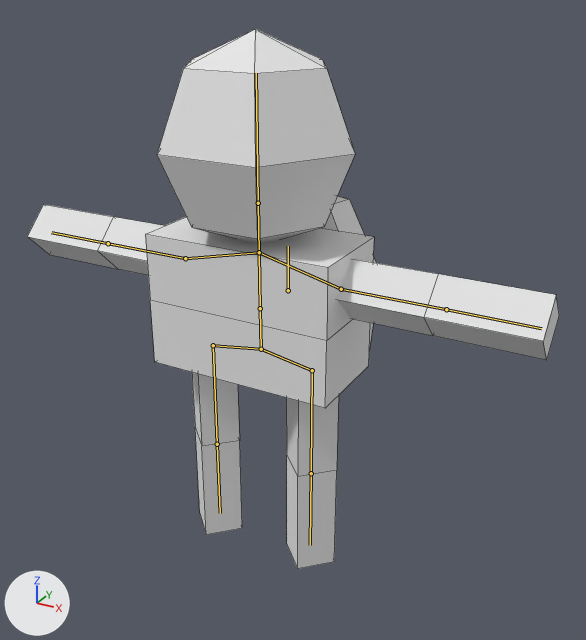
Two versions of the Blender file assets/blender_raw/character.blend, one commit apart.
Camera for both pictures: a 50 mm camera at (3.95, -6.5, 6.05) aimed at (0.38, -0.01, 2.81). The lights are fixed; the arrows at lower left show +X, +Y and +Z. The older version comes first. The bones that bend it are drawn over the model as lines. Mesh edges are drawn as thin lines.

In view in the first picture: 'Arms', 'Backpack', 'Cube', 'Head', 'Legs'.
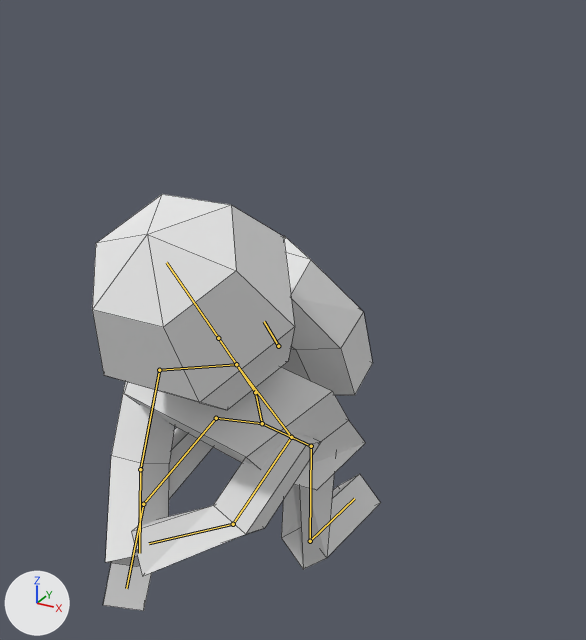
The newer file adds an action. The first version stands in its rest pose; the second is drawn at frame 1 of the action 'light_fire_idle'.

Pixel boxes (x1, y1, x2, y2) of what changed, in the pictures (586 x 640 px):
'Head', posed: before (157, 29, 355, 243); after (92, 194, 295, 410)
'Cube', posed: before (145, 217, 374, 408); after (124, 368, 365, 490)
'Arms', posed: before (27, 204, 559, 360); after (105, 381, 321, 576)
'Legs', posed: before (192, 372, 339, 569); after (103, 427, 380, 611)
'Backpack', posed: before (322, 196, 376, 349); after (281, 236, 372, 395)
bone 'torso1', root to tip: before (261, 349) to (260, 308); after (262, 423) to (255, 392)
bone 'torso2', root to tip: before (260, 308) to (259, 252); after (255, 392) to (236, 364)
bone 'shoulder.l', root to tip: before (259, 252) to (341, 289); after (236, 364) to (291, 437)
bone 'arm.l', root to tip: before (341, 289) to (446, 309); after (291, 437) to (233, 524)
bone 'hand.l', root to tip: before (446, 309) to (541, 328); after (233, 524) to (149, 543)
bone 'shoulder.r', root to tip: before (259, 252) to (185, 258); after (236, 364) to (159, 370)
bone 'arm.r', root to tip: before (185, 258) to (108, 243); after (159, 370) to (140, 469)
bone 'hand.r', root to tip: before (108, 243) to (51, 232); after (140, 469) to (139, 553)
bone 'hip.l', root to tip: before (261, 349) to (312, 370); after (262, 423) to (311, 446)
bone 'leg.l', root to tip: before (312, 370) to (311, 473); after (311, 446) to (310, 541)
bone 'foot.l', root to tip: before (311, 473) to (310, 545); after (310, 541) to (354, 498)
bone 'hip.r', root to tip: before (261, 349) to (213, 345); after (262, 423) to (216, 418)
bone 'leg.r', root to tip: before (213, 345) to (217, 444); after (216, 418) to (143, 504)
bone 'foot.r', root to tip: before (217, 444) to (220, 513); after (143, 504) to (126, 588)

What changed in the scene script:
```text
Change bone_torso1:
    where bone_torso1 = bpy.data.objects['Armature'].pose.bones['torso1']
    bone_torso1.location: (0.0, 0.0, 0.0) -> (0.0, -0.89, 0.0)
    bone_torso1.rotation_quaternion: (1.0, 0.0, 0.0, 0.0) -> (0.991, 0.131, 0.0, 0.0)  # degrees (0, 0, 0) -> degrees (15, 0, 0)
Change bone_torso2:
    where bone_torso2 = bpy.data.objects['Armature'].pose.bones['torso2']  # child of 'torso1'
    bone_torso2.rotation_quaternion: (1.0, 0.0, 0.0, 0.0) -> (0.984, 0.181, 0.0, 0.0)  # degrees (0, 0, 0) -> degrees (21, 0, 0)
Change bone_shoulder_l:
    where bone_shoulder_l = bpy.data.objects['Armature'].pose.bones['shoulder.l']  # child of 'torso2'
    bone_shoulder_l.rotation_quaternion: (1.0, 0.0, 0.0, 0.0) -> (0.962, 0.269, 0.043, -0.023)  # degrees (0, 0, 0) -> degrees (31, 5, -1)
Change bone_arm_l:
    where bone_arm_l = bpy.data.objects['Armature'].pose.bones['arm.l']  # child of 'shoulder.l'
    bone_arm_l.rotation_quaternion: (1.0, 0.0, 0.0, 0.0) -> (0.722, 0.483, -0.212, -0.448)  # degrees (0, 0, 0) -> degrees (63, 7, -59)
Change bone_hand_l:
    where bone_hand_l = bpy.data.objects['Armature'].pose.bones['hand.l']  # child of 'arm.l'
    bone_hand_l.rotation_quaternion: (1.0, 0.0, 0.0, 0.0) -> (0.922, 0.34, -0.113, -0.149)  # degrees (0, 0, 0) -> degrees (42, -6, -21)
Change bone_shoulder_r:
    where bone_shoulder_r = bpy.data.objects['Armature'].pose.bones['shoulder.r']  # child of 'torso2'
    bone_shoulder_r.rotation_quaternion: (1.0, 0.0, 0.0, 0.0) -> (0.991, 0.119, -0.028, -0.046)  # degrees (0, 0, 0) -> degrees (14, -3, -6)
Change bone_arm_r:
    where bone_arm_r = bpy.data.objects['Armature'].pose.bones['arm.r']  # child of 'shoulder.r'
    bone_arm_r.rotation_quaternion: (1.0, 0.0, 0.0, 0.0) -> (0.707, 0.492, 0.232, 0.452)  # degrees (0, 0, 0) -> degrees (66, -7, 61)
Change bone_hand_r:
    where bone_hand_r = bpy.data.objects['Armature'].pose.bones['hand.r']  # child of 'arm.r'
    bone_hand_r.rotation_quaternion: (1.0, 0.0, 0.0, 0.0) -> (0.975, 0.205, 0.047, 0.076)  # degrees (0, 0, 0) -> degrees (24, 3, 10)
Change bone_hip_l:
    where bone_hip_l = bpy.data.objects['Armature'].pose.bones['hip.l']
    bone_hip_l.location: (0.0, 0.0, 0.0) -> (0.0, 0.15, -0.88)
Change bone_leg_l:
    where bone_leg_l = bpy.data.objects['Armature'].pose.bones['leg.l']  # child of 'hip.l'
    bone_leg_l.rotation_quaternion: (1.0, 0.0, 0.0, 0.0) -> (0.999, 0.0, 0.052, 0.0)  # degrees (0, 0, 0) -> degrees (0, 6, 0)
Change bone_foot_l:
    where bone_foot_l = bpy.data.objects['Armature'].pose.bones['foot.l']  # child of 'leg.l'
    bone_foot_l.rotation_quaternion: (1.0, 0.0, 0.0, 0.0) -> (0.707, 0.0, 0.0, 0.707)  # degrees (0, 0, 0) -> degrees (0, 0, 90)
Change bone_hip_r:
    where bone_hip_r = bpy.data.objects['Armature'].pose.bones['hip.r']
    bone_hip_r.location: (0.0, 0.0, 0.0) -> (0.0, 0.15, -0.88)
Change bone_leg_r:
    where bone_leg_r = bpy.data.objects['Armature'].pose.bones['leg.r']  # child of 'hip.r'
    bone_leg_r.rotation_quaternion: (1.0, 0.0, 0.0, 0.0) -> (0.84, 0.047, 0.074, 0.535)  # degrees (0, 0, 0) -> degrees (9, 4, 65)
Change bone_foot_r:
    where bone_foot_r = bpy.data.objects['Armature'].pose.bones['foot.r']  # child of 'leg.r'
    bone_foot_r.rotation_quaternion: (1.0, 0.0, 0.0, 0.0) -> (0.924, 0.0, 0.0, -0.383)  # degrees (0, 0, 0) -> degrees (0, 0, -45)
```
